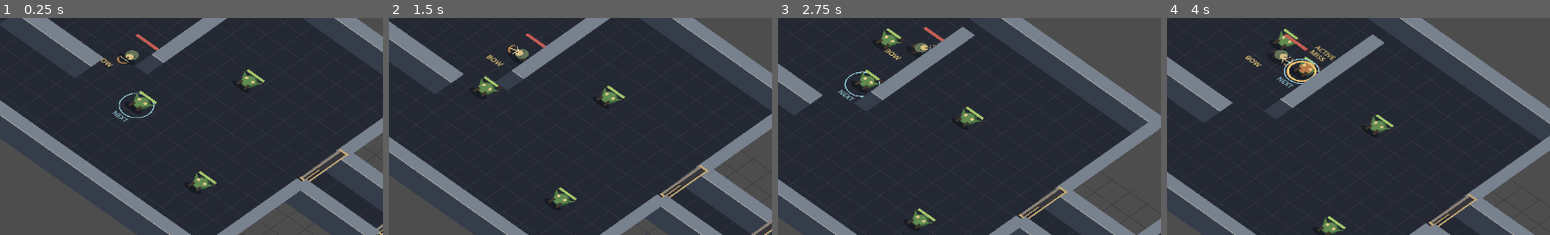
Above: before the commit, frames 1-4 (left to right).
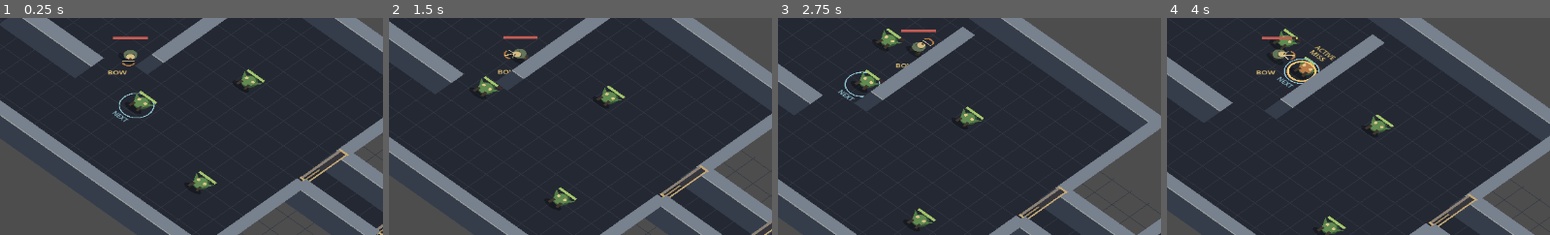
Above: after the commit, the same moments.

Repository: Jonty303/Project-Gauntlands
Game: Godot game, scene res://scenes/main.tscn
Two runs of this game, one before a commit and one after it. Both use one fixed random seed, a clock stepped at 60 frames per second and the inputs below.
Inputs (mouse positions are % of the whole screen's width and height, from its top left):
- Up to frame 1 (0.25 s): no input
- Up to frame 2 (1.5 s): tap Enter (ui_accept) at 0.5 s; drag from (7, 85) to (60, 28) at 0.52 s; drag from (92, 86) to (44, 70) at 1.27 s
- Up to frame 3 (2.75 s): move the mouse to (60, 28) at 2.02 s; hold D (move_right) from 2.03 s (still down); tap Q (target_previous) at 2.1 s
- Up to frame 4 (4 s): release D (move_right) at 2.75 s; drag from (44, 70) to (19, 35) at 2.77 s; move the mouse to (80, 65) at 3.52 s; hold A (move_left) from 3.53 s (still down); hold Space (attack) from 3.53 s (still down); tap Enter (ui_accept) at 3.77 s
The pictures show only the part of the screen within x 32-82%, y 41-91%; the shares and areas given below are measured in that part.

The runs differ from the first frame. In frame 1, 0.5% of the frame differs, in the area x 26-42%, y 7-27%; in frame 2, 0.5%; in frame 3, 0.5%; in frame 4, 0.6%, in the area x 20-38%, y 7-27%.

Commit message:
Counter-rotate adventurer sprite to stand upright on diamond floor

Diff:
--- a/scripts/player.gd
+++ b/scripts/player.gd
@@ -222,6 +222,7 @@
     shot_recoil = move_toward(shot_recoil, 0.0, delta * 5.0)
 
 func _draw() -> void:
+    draw_set_transform(Vector2.ZERO, -PI / 4.0)
     draw_rect(Rect2(-28, -45, 56, 6), Color("#402b2b"))
     draw_rect(Rect2(-28, -45, 56.0 * health / MAX_HEALTH, 6), Color("#c65d54"))
     if defeated:
@@ -248,7 +249,7 @@
 
     draw_set_transform(Vector2(0, 9), 0.0, Vector2(1.0, 0.4))
     draw_circle(Vector2.ZERO, 18.0, Color(0.03, 0.04, 0.05, 0.4))
-    draw_set_transform(Vector2.ZERO)
+    draw_set_transform(Vector2.ZERO, -PI / 4.0)
     var torso_center := forward * (1.5 - shot_recoil * 2.5 - bounce) - Vector2(0, 5)
     draw_circle(torso_center, 11.0, Color("#64745a"))
     draw_line(torso_center - side * 7.0, torso_center + side * 7.0, Color("#394b3c"), 3.0)
@@ -265,6 +266,7 @@
         _draw_bow(torso_center, forward, side)
     draw_string(ThemeDB.fallback_font, Vector2(-37, 42), "SWORD" if weapon_mode == "sword" else "BOW", HORIZONTAL_ALIGNMENT_LEFT, -1, 13, Color("#f4d17d"))
 
+    draw_set_transform(Vector2.ZERO)
     # Different radii and labels keep both roles visible on the same enemy.
     if weapon_mode == "bow" and _is_enemy_available(soft_target):
         var next_position: Vector2 = to_local(soft_target.global_position)
